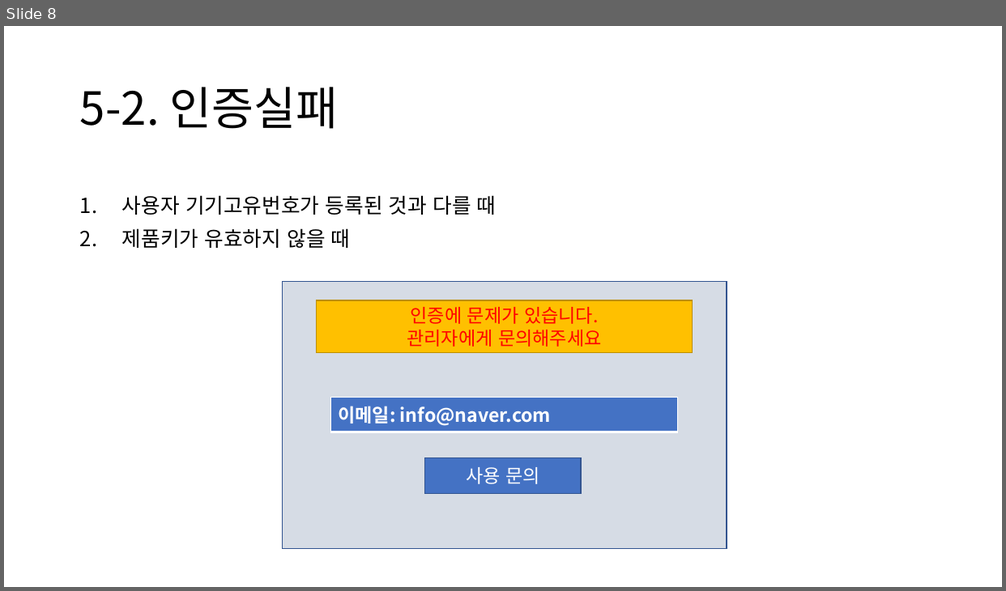
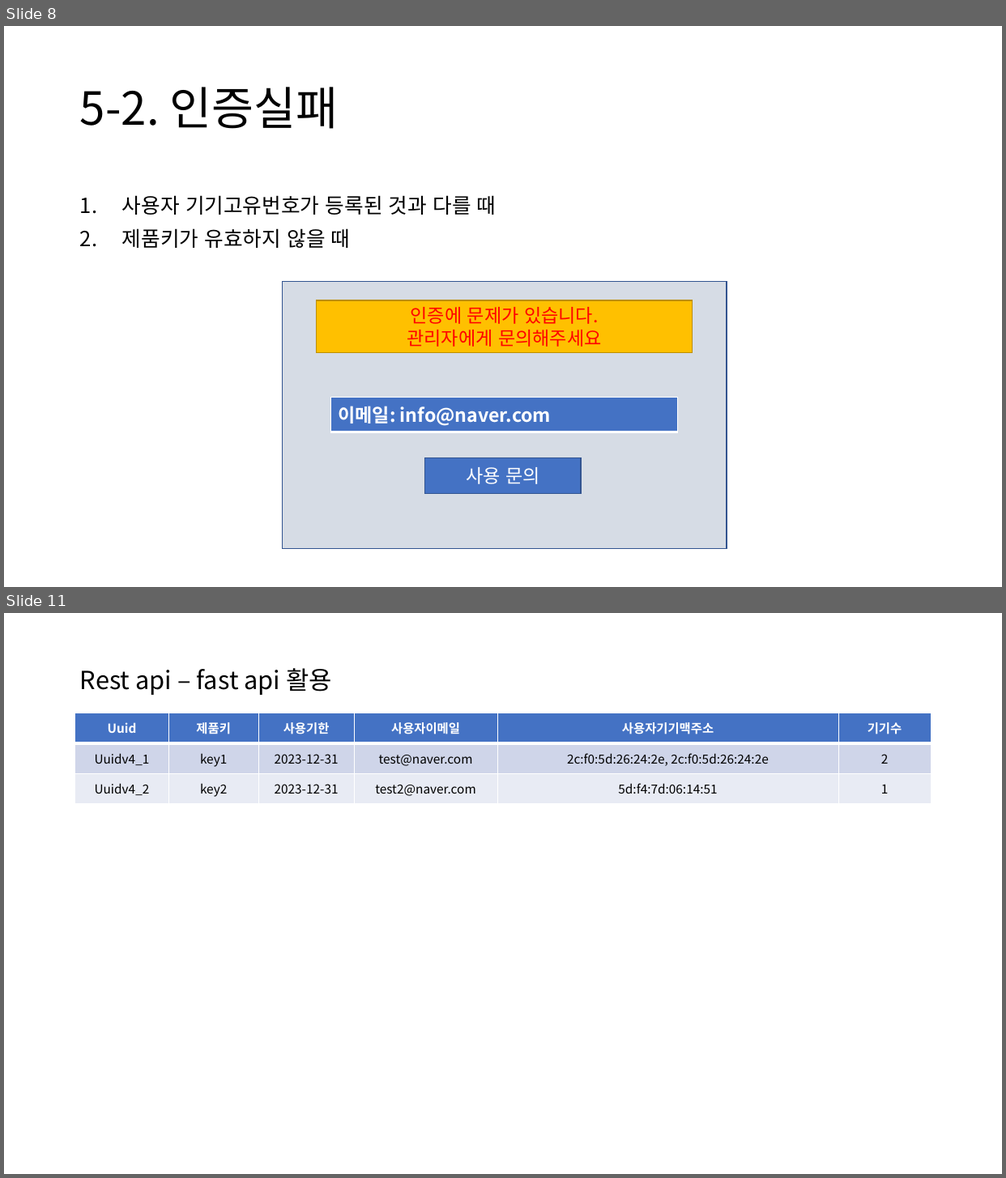
Before and after one commit to dlgnlwo3/tistory-convert, a slide deck: pdd/티스토리 변환기 인증시나리오_수정.pptx. Shown one above the other, each under a label of ours: slide 8 before the commit, slides 8 and 11 after it; the slides between them are not shown. The pictures are 1006x591 and 1006x1178 pixels, drawn with LibreOffice and Linux fonts; fonts in the diff are those of the drawing. Boxes give left, top, right and bottom in pixels: in the first picture for what was removed or moved away, otherwise in the second. Text is boxed around its words. In the diff, an @@ line names an element or a change of style, - is before the commit and + after.

```diff
--- a/pdd/티스토리 변환기 인증시나리오_수정.pptx
+++ b/pdd/티스토리 변환기 인증시나리오_수정.pptx
@@ slide 11 added at bbox=[4, 613, 1002, 1174], background #FFFFFF @@
@@ title added at bbox=[80, 668, 332, 695], 24 pt, text #000000 @@
+Rest api – fast api 활용
@@ table added at bbox=[75, 713, 931, 805], 3 rows, 6 columns @@
+Uuid | 제품키 | 사용기한 | 사용자이메일 | 사용자기기맥주소 | 기기수
+Uuidv4_1 | key1 | 2023-12-31 | test@naver.com | 2c:f0:5d:26:24:2e, 2c:f0:5d:26:24:2e | 2
+Uuidv4_2 | key2 | 2023-12-31 | test2@naver.com | 5d:f4:7d:06:14:51 | 1
```
Also in this commit, not shown: 2 slides changed, 2 other slides added, 6 other files.
